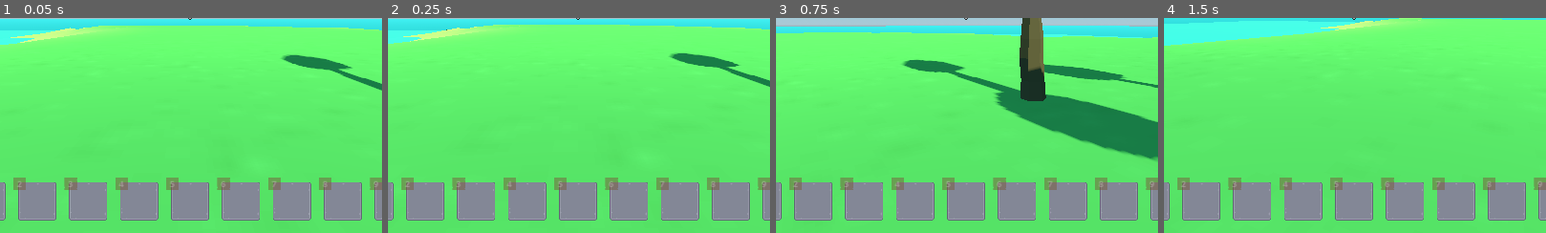
Above: before the commit, frames 1-4 (left to right).
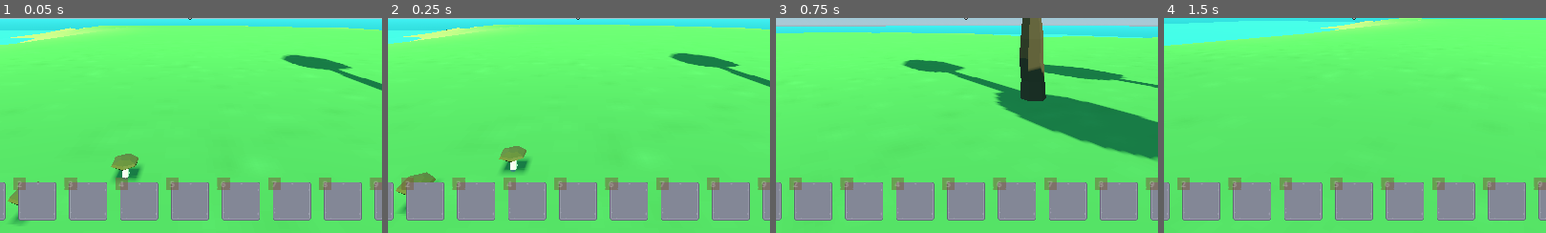
Above: after the commit, the same moments.

Repository: jrenato/survival_game
Game: Godot game, scene res://Game/main_game.tscn
Same seed, same stepped clock (60 frames per second), same inputs: the game is played once before the commit and once after it.
Inputs (mouse positions are % of the whole screen's width and height, from its top left):
- Up to frame 1 (0.05 s): no input
- Up to frame 2 (0.25 s): no input
- Up to frame 3 (0.75 s): tap Enter at 0.5 s; move the mouse to (55, 50) at 0.52 s; press the mouse at (55, 50) at 0.53 s; hold W (move_forward) from 0.53 s (still down)
- Up to frame 4 (1.5 s): keep holding W (move_forward); tap Space (jump) at 0.77 s; move the mouse to (45, 50) at 1.27 s; release the mouse at (45, 50) at 1.28 s; tap E (interact) at 1.35 s
The pictures show only the part of the screen within x 25-75%, y 50-100%; the shares and areas given below are measured in that part.

The runs differ from the first frame. In frame 1, 1.0% of the frame differs, in the area x 2-38%, y 63-97%; in frame 2, 1.2%, in the area x 2-38%, y 59-92%; in frame 3, nothing differs; in frame 4, nothing differs.

Commit message:
Added consumable mushroom

Diff:
--- a/Actors/Player/equipable_item_holder.gd
+++ b/Actors/Player/equipable_item_holder.gd
@@ -23,6 +23,8 @@
 
 	if item_scene is EquipableWeapon:
 		item_scene.weapon_item_resource = ItemConfig.get_item_resource(item_key)
+	elif item_scene is EquipableConsumable:
+		item_scene.consumable_item_resource = ItemConfig.get_item_resource(item_key)
 
 	add_child(item_scene)
 	current_item_scene = item_scene
--- a/Game/Configs/item_config.gd
+++ b/Game/Configs/item_config.gd
@@ -46,6 +46,7 @@
 	Keys.AXE: "res://Resources/ItemResources/axe_item_resource.tres",
 	Keys.ROPE: "res://Resources/ItemResources/rope_item_resource.tres",
 	Keys.LOG: "res://Resources/ItemResources/log_item_resource.tres",
+	Keys.MUSHROOM: "res://Resources/ItemResources/mushroom_item_resource.tres"
 }
 
 
@@ -57,6 +58,7 @@
 
 const EQUIPABLE_ITEM_PATHS: Dictionary = {
 	Keys.AXE: "res://Items/Equipables/equipable_axe.tscn",
+	Keys.MUSHROOM: "res://Items/Consumables/equipable_mushroom.tscn",
 }
 
 
--- a/Game/Managers/equipped_item_manager.gd
+++ b/Game/Managers/equipped_item_manager.gd
@@ -8,6 +8,7 @@
 func _enter_tree() -> void:
 	EventSystem.hotbar_updated.connect(_on_hotbar_updated)
 	EventSystem.hotkey_pressed.connect(_on_hotkey_pressed)
+	EventSystem.deleted_equipped_item.connect(_on_deleted_equipped_item)
 
 
 func _ready() -> void:
@@ -32,3 +33,9 @@
 		active_hotbar_slot = null
 		EventSystem.item_unequipped.emit()
 		EventSystem.updated_active_hotbar_slot.emit(null)
+
+
+func _on_deleted_equipped_item() -> void:
+	EventSystem.deleted_item_by_index.emit(active_hotbar_slot, true)
+	EventSystem.updated_active_hotbar_slot.emit(null)
+	active_hotbar_slot = null
--- a/Game/Managers/inventory_manager.gd
+++ b/Game/Managers/inventory_manager.gd
@@ -12,6 +12,7 @@
 	EventSystem.inventory_update_requested.connect(_on_inventory_update_requested)
 	EventSystem.switched_two_items.connect(_on_switched_two_items)
 	EventSystem.crafted_item.connect(_on_crafted_item)
+	EventSystem.deleted_item_by_index.connect(_on_deleted_item_by_index)
 
 
 func _ready() -> void:
@@ -90,3 +91,12 @@
 			remove_item(cost.item_key)
 
 	add_item(item_key)
+
+
+func _on_deleted_item_by_index(index: int, is_in_hotbar: bool) -> void:
+	if is_in_hotbar:
+		hotbar[index] = null
+		update_hotbar()
+	else:
+		inventory[index] = null
+		update_inventory()
--- a/Game/event_system.gd
+++ b/Game/event_system.gd
@@ -17,6 +17,7 @@
 signal crafted_item(item_key: ItemConfig.Keys)
 signal added_item(item_key: ItemConfig.Keys)
 signal removed_item(item_key: ItemConfig.Keys)
+signal deleted_item_by_index(index: int, is_in_hotbar: bool)
 
 # Hotbar
 signal hotbar_updated(hotbar: Array)
@@ -37,6 +38,7 @@
 signal item_equipped(item_key: ItemConfig.Keys)
 signal item_unequipped
 signal updated_active_hotbar_slot(active_index: int)
+signal deleted_equipped_item
 
 # Spawning
 signal object_spawned(object_scene: PackedScene, transform: Transform3D)
--- /dev/null
+++ b/Items/Consumables/equipable_consumable_template.gd
@@ -0,0 +1,14 @@
+class_name EquipableConsumable extends EquipableItem
+
+
+var consumable_item_resource: ConsumableItemResource
+
+
+func consume() -> void:
+	EventSystem.changed_health.emit(consumable_item_resource.health_change)
+	EventSystem.changed_energy.emit(consumable_item_resource.energy_change)
+	EventSystem.deleted_equipped_item.emit()
+
+
+func destroy_self() -> void:
+	EventSystem.item_unequipped.emit()
--- /dev/null
+++ b/Items/Consumables/equipable_consumable_template.tscn
@@ -0,0 +1,7 @@
+[gd_scene load_steps=3 format=3 uid="uid://ca1k1w8620guo"]
+
+[ext_resource type="PackedScene" uid="uid://cwxjv45mn41k1" path="res://Items/Equipables/equipable_item_template.tscn" id="1_bfu41"]
+[ext_resource type="Script" path="res://Items/Consumables/equipable_consumable_template.gd" id="2_617kd"]
+
+[node name="EquipableConsumableTemplate" instance=ExtResource("1_bfu41")]
+script = ExtResource("2_617kd")
--- /dev/null
+++ b/Items/Consumables/equipable_mushroom.tscn
@@ -0,0 +1,116 @@
+[gd_scene load_steps=6 format=3 uid="uid://bhqo4j0k1rc2y"]
+
+[ext_resource type="PackedScene" uid="uid://ca1k1w8620guo" path="res://Items/Consumables/equipable_consumable_template.tscn" id="1_f0iqe"]
+[ext_resource type="PackedScene" uid="uid://comn83gclpws4" path="res://Assets/meshes/mushroom.tscn" id="2_38m4l"]
+
+[sub_resource type="Animation" id="Animation_2sp2c"]
+resource_name = "use_item"
+length = 0.9
+tracks/0/type = "value"
+tracks/0/imported = false
+tracks/0/enabled = true
+tracks/0/path = NodePath("MeshHolder/Mushroom:position")
+tracks/0/interp = 1
+tracks/0/loop_wrap = true
+tracks/0/keys = {
+"times": PackedFloat32Array(0, 0.4),
+"transitions": PackedFloat32Array(1, 1),
+"update": 0,
+"values": [Vector3(0.16, -0.26, -0.29), Vector3(0.04, -0.32, -0.27)]
+}
+tracks/1/type = "value"
+tracks/1/imported = false
+tracks/1/enabled = true
+tracks/1/path = NodePath("MeshHolder/Mushroom:rotation")
+tracks/1/interp = 1
+tracks/1/loop_wrap = true
+tracks/1/keys = {
+"times": PackedFloat32Array(0, 0.4),
+"transitions": PackedFloat32Array(1, 1),
+"update": 0,
+"values": [Vector3(0, 0, 0), Vector3(0.174533, 0.261799, 0.261799)]
+}
+tracks/2/type = "value"
+tracks/2/imported = false
+tracks/2/enabled = true
+tracks/2/path = NodePath("MeshHolder/Mushroom:scale")
+tracks/2/interp = 1
+tracks/2/loop_wrap = true
+tracks/2/keys = {
+"times": PackedFloat32Array(0, 0.5, 0.9),
+"transitions": PackedFloat32Array(1, 1, 1),
+"update": 0,
+"values": [Vector3(1, 1, 1), Vector3(1, 1, 1), Vector3(0.01, 0.01, 0.01)]
+}
+tracks/3/type = "method"
+tracks/3/imported = false
+tracks/3/enabled = true
+tracks/3/path = NodePath(".")
+tracks/3/interp = 1
+tracks/3/loop_wrap = true
+tracks/3/keys = {
+"times": PackedFloat32Array(0.5, 0.9),
+"transitions": PackedFloat32Array(1, 1),
+"values": [{
+"args": [],
+"method": &"consume"
+}, {
+"args": [],
+"method": &"destroy_self"
+}]
+}
+
+[sub_resource type="Animation" id="Animation_dxf55"]
+length = 0.001
+tracks/0/type = "value"
+tracks/0/imported = false
+tracks/0/enabled = true
+tracks/0/path = NodePath("MeshHolder/Mushroom:position")
+tracks/0/interp = 1
+tracks/0/loop_wrap = true
+tracks/0/keys = {
+"times": PackedFloat32Array(0),
+"transitions": PackedFloat32Array(1),
+"update": 0,
+"values": [Vector3(0.16, -0.26, -0.29)]
+}
+tracks/1/type = "value"
+tracks/1/imported = false
+tracks/1/enabled = true
+tracks/1/path = NodePath("MeshHolder/Mushroom:rotation")
+tracks/1/interp = 1
+tracks/1/loop_wrap = true
+tracks/1/keys = {
+"times": PackedFloat32Array(0),
+"transitions": PackedFloat32Array(1),
+"update": 0,
+"values": [Vector3(0, 0, 0)]
+}
+tracks/2/type = "value"
+tracks/2/imported = false
+tracks/2/enabled = true
+tracks/2/path = NodePath("MeshHolder/Mushroom:scale")
+tracks/2/interp = 1
+tracks/2/loop_wrap = true
+tracks/2/keys = {
+"times": PackedFloat32Array(0),
+"transitions": PackedFloat32Array(1),
+"update": 0,
+"values": [Vector3(1, 1, 1)]
+}
+
+[sub_resource type="AnimationLibrary" id="AnimationLibrary_666lf"]
+_data = {
+"RESET": SubResource("Animation_dxf55"),
+"use_item": SubResource("Animation_2sp2c")
+}
+
+[node name="EquipableMushroom" instance=ExtResource("1_f0iqe")]
+
+[node name="AnimationPlayer" parent="." index="0"]
+libraries = {
+"": SubResource("AnimationLibrary_666lf")
+}
+
+[node name="Mushroom" parent="MeshHolder" index="0" instance=ExtResource("2_38m4l")]
+transform = Transform3D(1, 0, 0, 0, 1, 0, 0, 0, 1, 0.16, -0.26, -0.29)
--- /dev/null
+++ b/Items/Interactables/pickupable_mushroom.tscn
@@ -0,0 +1,19 @@
+[gd_scene load_steps=4 format=3 uid="uid://dp0y4tus81fih"]
+
+[ext_resource type="PackedScene" uid="uid://ce14eqobmk4aj" path="res://Items/Interactables/pickupable_template.tscn" id="1_xoh8f"]
+[ext_resource type="PackedScene" uid="uid://comn83gclpws4" path="res://Assets/meshes/mushroom.tscn" id="2_u6y2c"]
+
+[sub_resource type="SphereShape3D" id="SphereShape3D_ugi5r"]
+radius = 0.295364
+
+[node name="PickupableMushroom" instance=ExtResource("1_xoh8f")]
+
+[node name="Pickupable" parent="." index="0"]
+item_key = 3
+prompt = "Pickup mushroom"
+
+[node name="CollisionShape3D" parent="Pickupable" index="0"]
+transform = Transform3D(1, 0, 0, 0, 1, 0, 0, 0, 1, 0, 0.107182, 0)
+shape = SubResource("SphereShape3D_ugi5r")
+
+[node name="Mushroom" parent="." index="1" instance=ExtResource("2_u6y2c")]
--- /dev/null
+++ b/Resources/ItemResources/consumable_item_resource.gd
@@ -0,0 +1,4 @@
+class_name ConsumableItemResource extends ItemResource
+
+@export var health_change: float = 15.0
+@export var energy_change: float = 15.0
--- /dev/null
+++ b/Resources/ItemResources/mushroom_item_resource.tres
@@ -0,0 +1,14 @@
+[gd_resource type="Resource" script_class="ConsumableItemResource" load_steps=3 format=3 uid="uid://dietto3tsa0je"]
+
+[ext_resource type="Script" path="res://Resources/ItemResources/consumable_item_resource.gd" id="1_4kjrd"]
+[ext_resource type="Texture2D" uid="uid://6ryk2yxl4knw" path="res://Assets/textures/item_icons/mushroom.png" id="1_ode3i"]
+
+[resource]
+script = ExtResource("1_4kjrd")
+health_change = -5.0
+energy_change = 10.0
+item_key = 3
+display_name = "Mushroom"
+icon = ExtResource("1_ode3i")
+description = "A tasteless mushroom"
+is_equipable = true
--- a/Stages/island.tscn
+++ b/Stages/island.tscn
@@ -7,6 +7,7 @@
 [ext_resource type="PackedScene" uid="uid://b863no8fu2efe" path="res://Items/Interactables/pickupable_plant.tscn" id="6_ijtm2"]
 [ext_resource type="PackedScene" uid="uid://c4xe83g75fjq4" path="res://Objects/HittableObjects/hittable_tree.tscn" id="7_go7cx"]
 [ext_resource type="PackedScene" uid="uid://cq7uue3mmfgf1" path="res://Game/Managers/spawner.tscn" id="7_jrqnq"]
+[ext_resource type="PackedScene" uid="uid://dp0y4tus81fih" path="res://Items/Interactables/pickupable_mushroom.tscn" id="8_q0y7b"]
 
 [sub_resource type="ConcavePolygonShape3D" id="ConcavePolygonShape3D_oe5ir"]
 data = PackedVector3Array(142.68, -5, -142.685, 150, -5, -150, 150, -5, -142.685, 142.68, -5, -142.685, 142.68, -5, -15 …(226880 unchanged characters)…
@@ -82,3 +83,12 @@
 
 [node name="PickupablePlant2" parent="." instance=ExtResource("6_ijtm2")]
 transform = Transform3D(0.303551, 0, 0.952815, 0, 1, 0, -0.952815, 0, 0.303551, -3.59263, 0, 0.233616)
+
+[node name="PickupableMushroom" parent="." instance=ExtResource("8_q0y7b")]
+transform = Transform3D(1, 0, 0, 0, 1, 0, 0, 0, 1, -1.32954, 0, -2.31655)
+
+[node name="PickupableMushroom2" parent="." instance=ExtResource("8_q0y7b")]
+transform = Transform3D(1, 0, 0, 0, 1, 0, 0, 0, 1, -0.650718, 0, -2.82508)
+
+[node name="PickupableMushroom3" parent="." instance=ExtResource("8_q0y7b")]
+transform = Transform3D(1, 0, 0, 0, 1, 0, 0, 0, 1, -1.19865, 0, -1.4099)
Not shown: 1 places in Stages/island.tscn that only renumber resources
